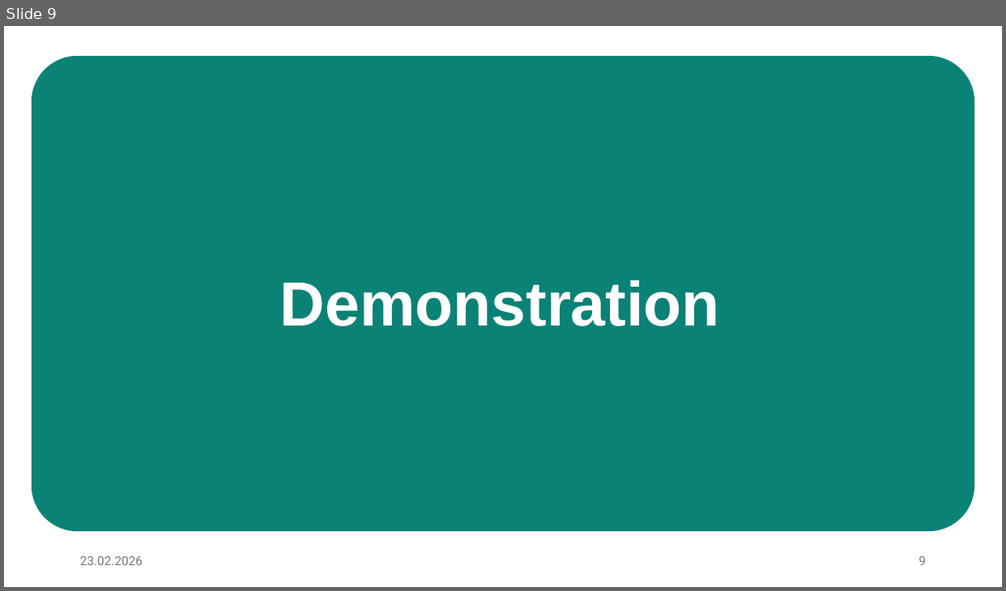
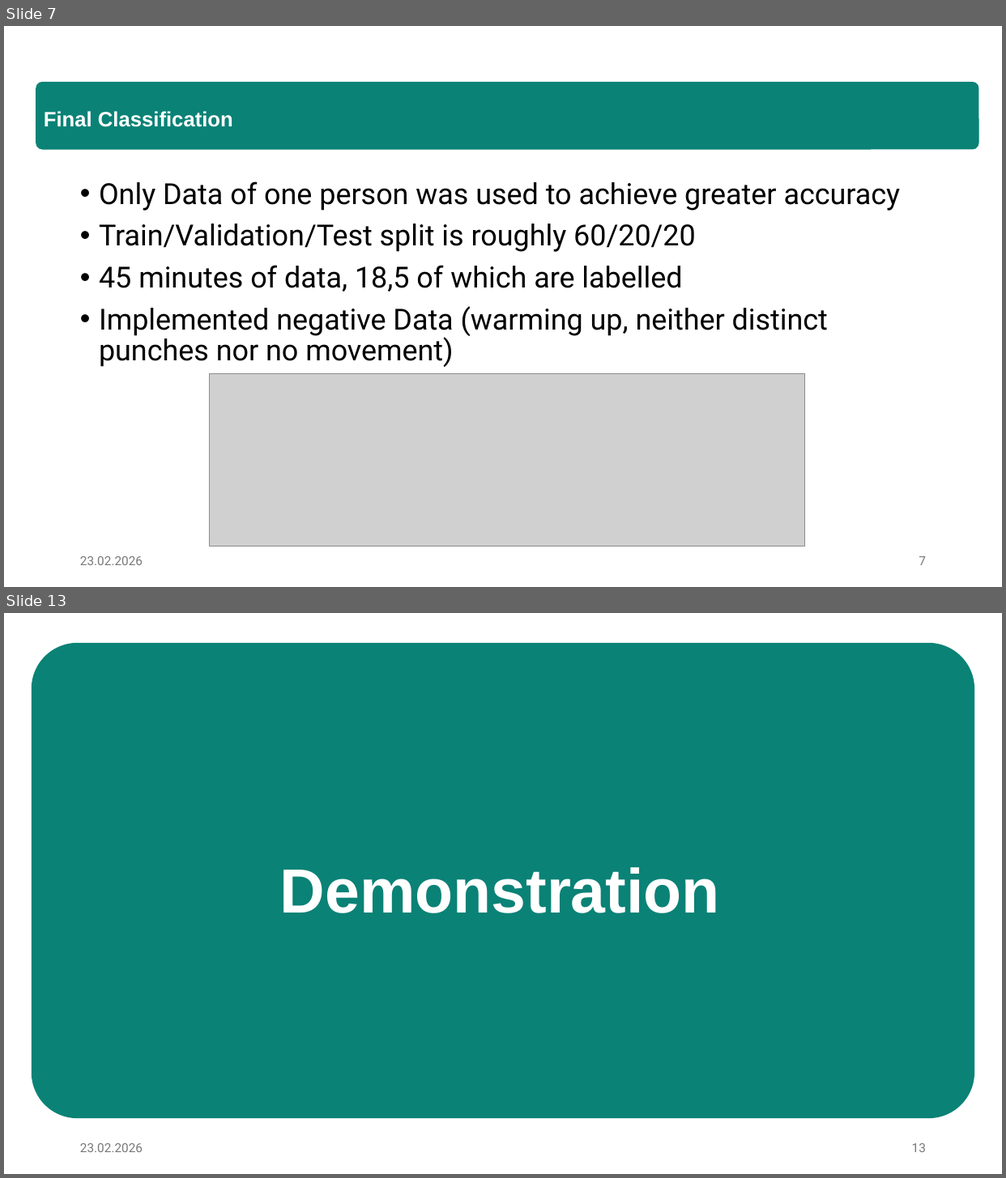
Before and after one commit to e12413440/micropython-hands-on-course, a slide deck: report/Präsentation.pptx. Shown one above the other, each under a label of ours: slide 9 before the commit, slides 7 and 13 after it; the slides between them are not shown. The pictures are 1006x591 and 1006x1178 pixels, drawn with LibreOffice and Linux fonts; fonts in the diff are those of the drawing; grey boxes stand for pictures. Boxes give left, top, right and bottom in pixels: in the first picture for what was removed or moved away, otherwise in the second. Text is boxed around its words. In the diff, an @@ line names an element or a change of style, - is before the commit and + after.

```diff
--- a/report/Präsentation.pptx
+++ b/report/Präsentation.pptx
@@ slide 7 added at (4,26,1002,587), background #FFFFFF @@
@@ rounded rectangle added at (36,81,978,149), fill #0A8276, 20 pt, text #FFFFFF, bold @@
+Final Classification
@@ text added at (99,182,901,367), 28 pt, text #000000 @@
+• Only Data of one person was used to achieve greater accuracy
+• Train/Validation/Test split is roughly 60/20/20
+• 45 minutes of data, 18,5 of which are labelled
+• Implemented negative Data (warming up, neither distinct punches nor no movement)
@@ picture added at (210,374,805,546) @@
@@ text added at (80,557,143,565), 12 pt, text #797979 @@
+23.02.2026
@@ page number added at (918,557,926,565), 12 pt, text #797979 @@
+7
@@ what was slide 9 is now slide 13 @@
@@ page number at (912,1144,926,1152): text changed @@
-9
+13
```
Also in this commit, not shown: 8 slides changed, 3 other slides added.
